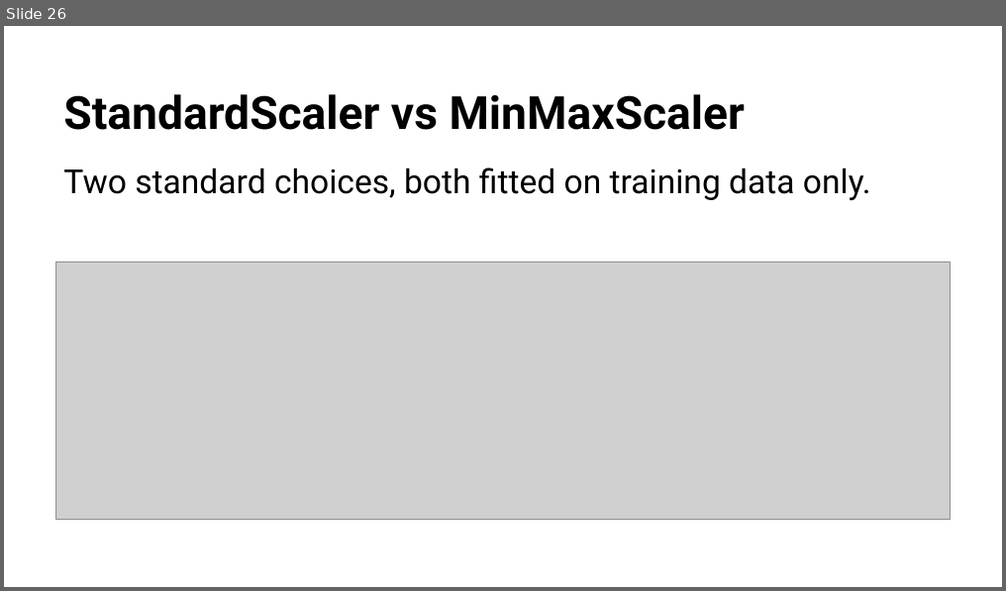
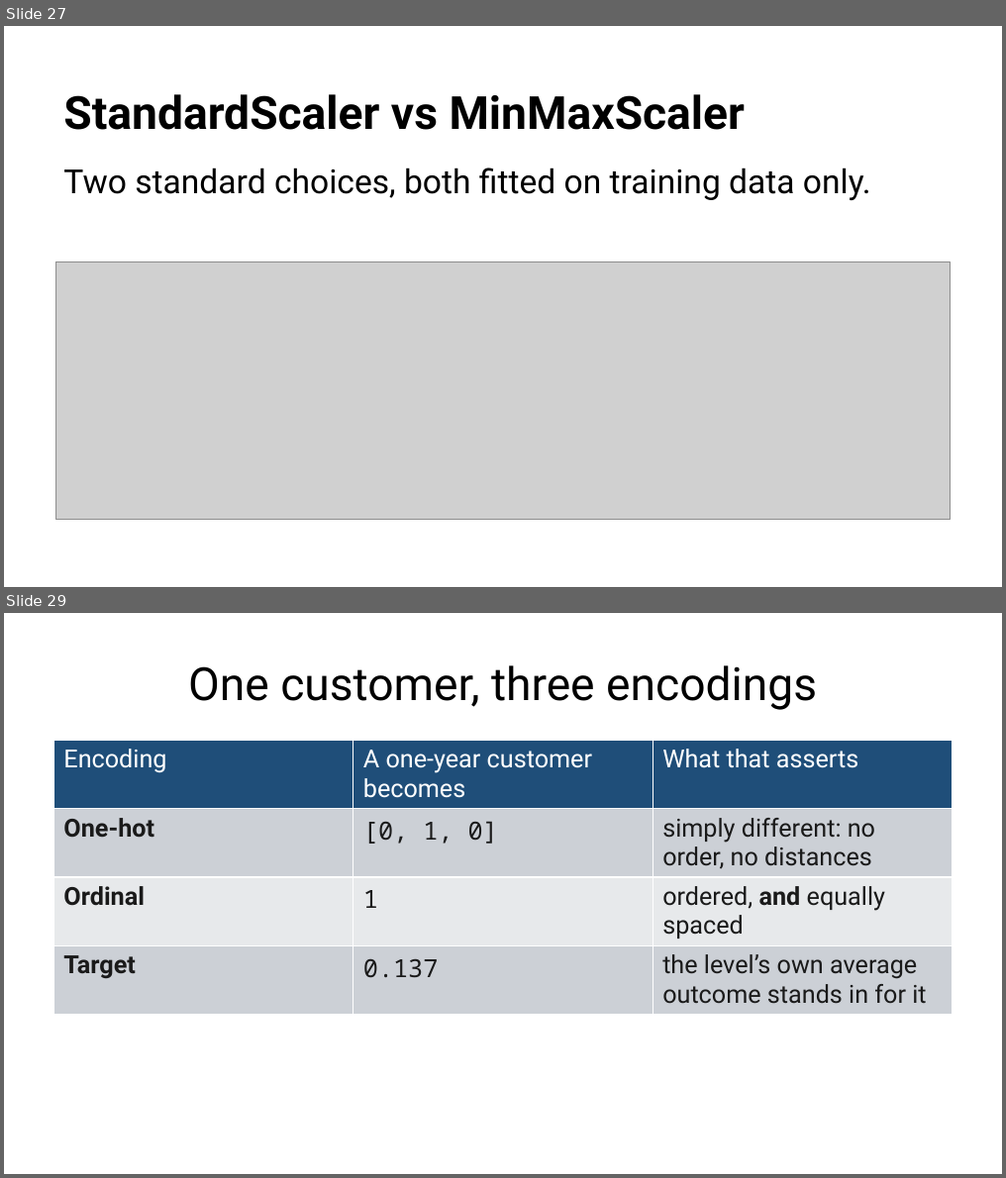
Before and after one commit to fabioantonini/technologies-for-artificial-intelligence, a slide deck: Lessons/02_data_exploration_and_preparation/Slides/data_exploration_and_preparation_slides.pptx. Shown one above the other, each under a label of ours: slide 26 before the commit, slides 27 and 29 after it; the slides between them are not shown. The pictures are 1006x591 and 1006x1178 pixels, drawn with LibreOffice and Linux fonts; fonts in the diff are those of the drawing; grey boxes stand for pictures; background and template pictures are left out. Boxes give left, top, right and bottom in pixels: in the first picture for what was removed or moved away, otherwise in the second. Text is boxed around its words. In the diff, an @@ line names an element or a change of style, - is before the commit and + after.

```diff
--- a/Lessons/02_data_exploration_and_preparation/Slides/data_exploration_and_preparation_slides.pptx
+++ b/Lessons/02_data_exploration_and_preparation/Slides/data_exploration_and_preparation_slides.pptx
@@ slide 29 added at (4,613,1002,1174), background #FFFFFF @@
@@ title added at (188,665,817,710), 33 pt, text #1A1A1A @@
+One customer, three encodings
@@ table added at (54,741,952,1111), 4 rows, 3 columns @@
+Encoding | A one-year customer becomes | What that asserts
+One-hot | [0, 1, 0] | simply different: no order, no distances
+Ordinal | 1 | ordered, and equally spaced
+Target | 0.137 | the level’s own average outcome stands in for it
@@ what was slide 26 is now slide 27 @@
```
Also in this commit, not shown: 9 slides changed, 4 other slides added, 2 slides removed, 15 other files.
